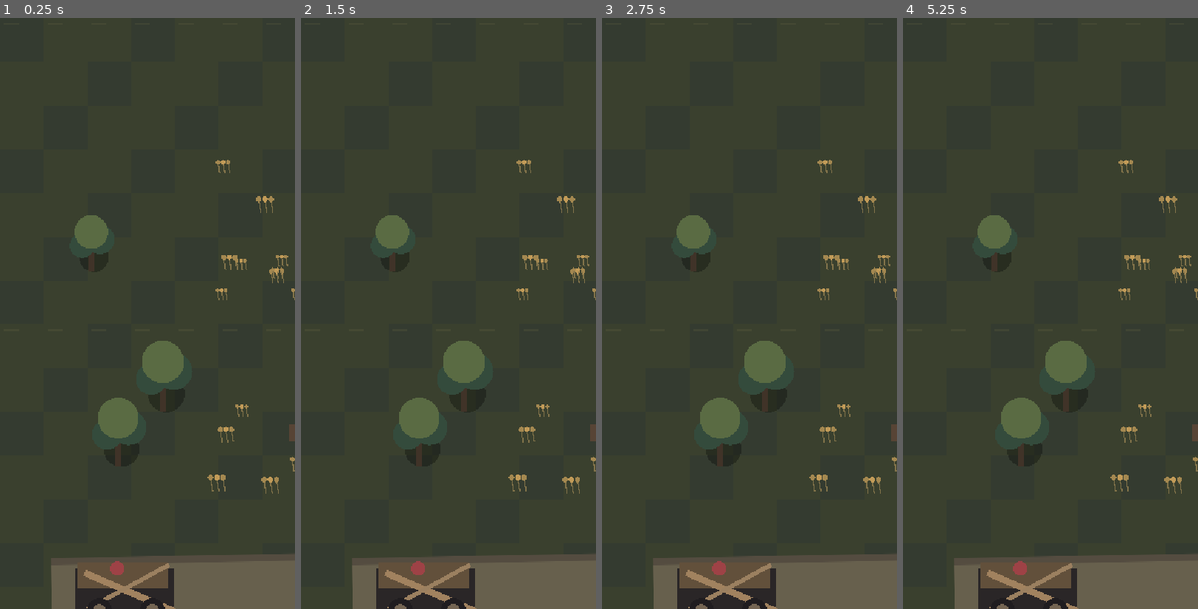
Above: before the commit, frames 1-4 (left to right).
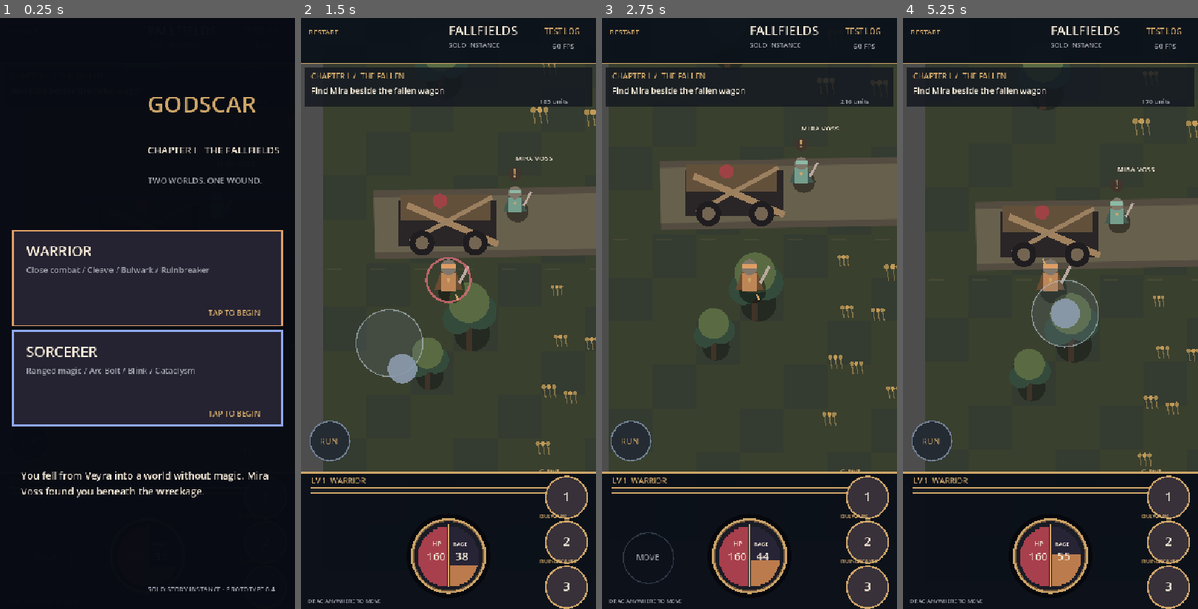
Above: after the commit, the same moments.

Repository: fytchx/Godscar
Game: Godot game, scene res://scenes/fallfields.tscn
Same seed, same stepped clock (60 frames per second), same inputs: the game is played once before the commit and once after it.
Inputs (mouse positions are in pixels of both pictures, inside the frame that each line leads up to):
- Up to frame 1 (0.25 s): no input
- Up to frame 2 (1.5 s): tap Enter at 0.5 s; move the mouse to (513, 283) at 0.52 s; click (513, 283) at 0.67 s; drag from (389, 343) to (433, 431) at 1.27 s
- Up to frame 3 (2.75 s): move the mouse to (779, 183) at 2.02 s; click (779, 183) at 2.17 s
- Up to frame 4 (5.25 s): drag from (1035, 431) to (962, 224) at 2.77 s; move the mouse to (1139, 402) at 3.52 s; click (1139, 402) at 3.67 s; drag from (962, 224) to (1006, 165) at 4.27 s; move the mouse to (1065, 313) at 5.02 s; click (1065, 313) at 5.17 s

The runs differ from the first frame. In frame 1, 91% of the frame differs, in the area x 0-100%, y 0-100%; in frame 2, 53%; in frame 3, 49%; in frame 4, 52%.
Error before the commit: Parse Error: Invalid argument for "draw_string()" function: argument 3 should be "String" but is "HorizontalAlignment". (res://scripts/fallfields.gd:666)

Commit message:
Fix text renderer argument order caught by Fallfields smoke test

Diff:
--- a/scripts/fallfields.gd
+++ b/scripts/fallfields.gd
@@ -663,7 +663,7 @@
 
 
 func _text(words: String, pos: Vector2, size: int = 16, tint: Color = TEXT, align: HorizontalAlignment = HORIZONTAL_ALIGNMENT_LEFT) -> void:
-    draw_string(font, pos, align, -1.0, size, tint)
+    draw_string(font, pos, words, align, -1.0, size, tint)
 
 
 func _bar(p: Vector2, size: Vector2, ratio: float, fill: Color) -> void:
